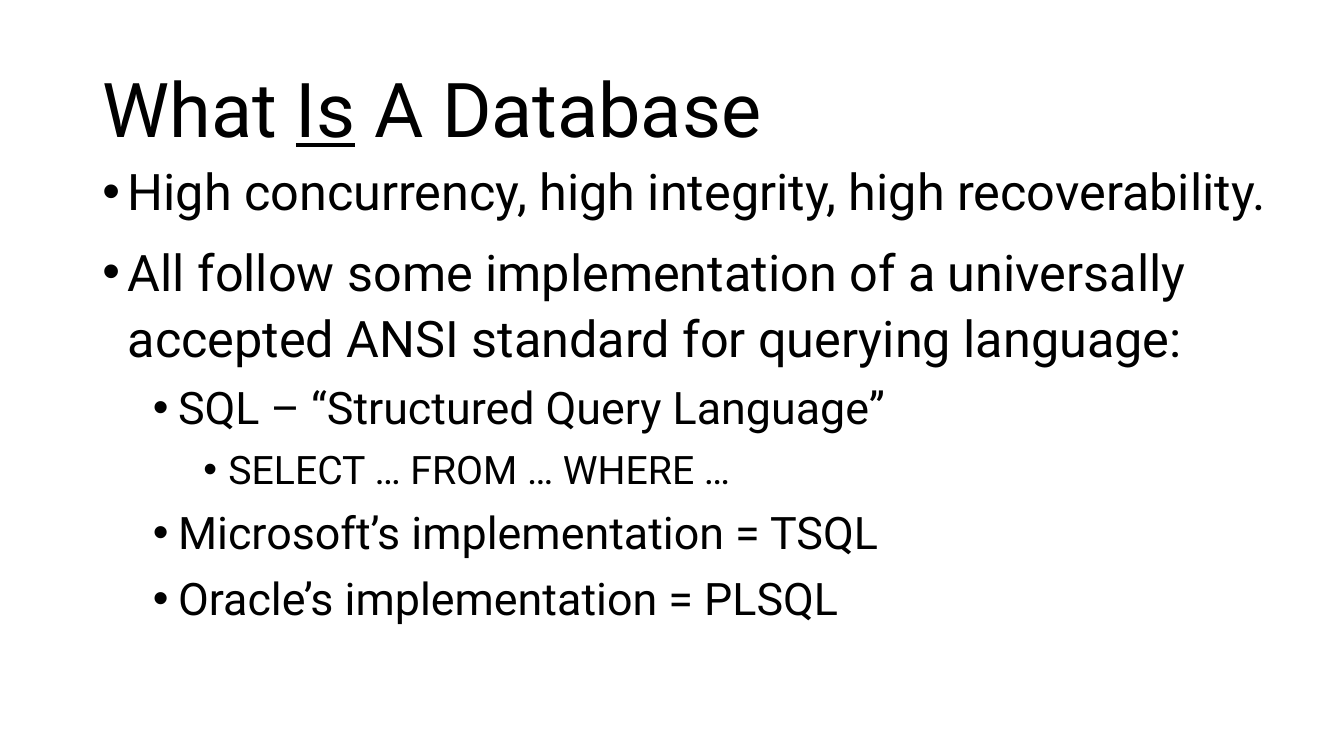
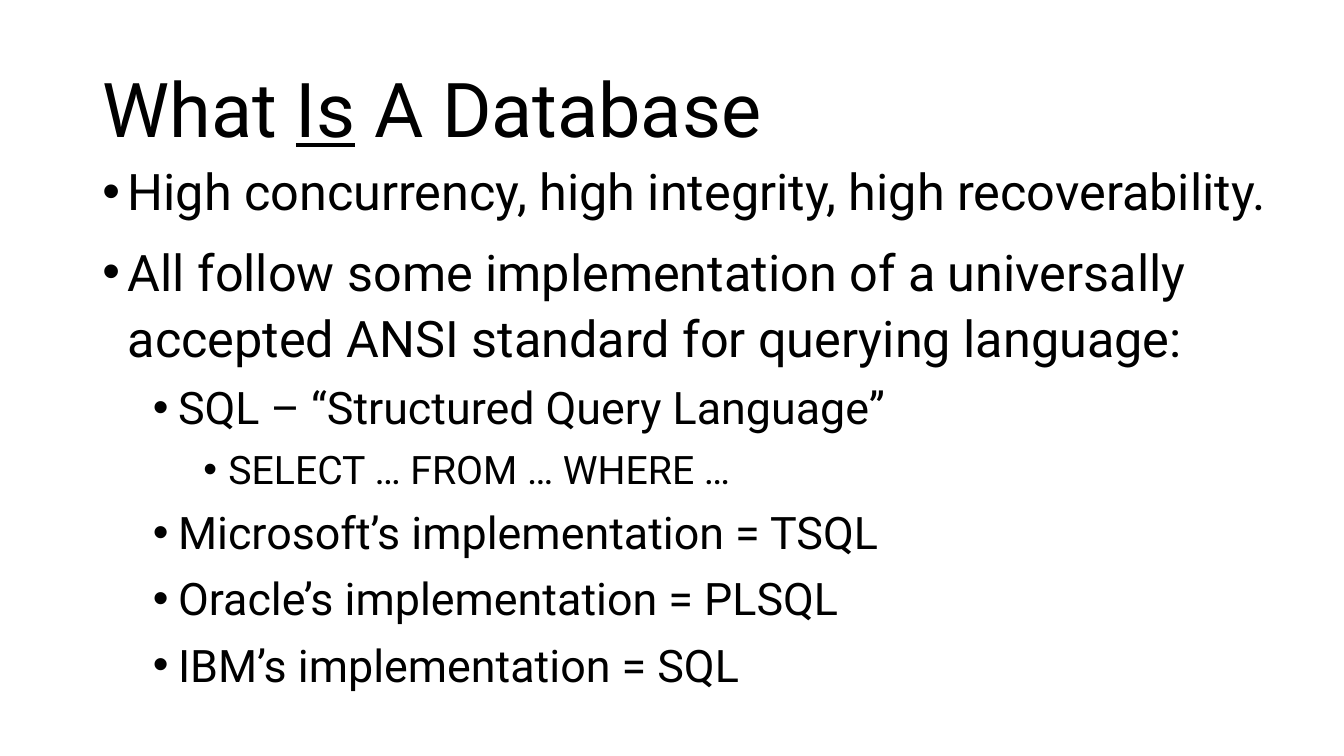
Before and after one commit to williamadba/Public-Presentations, a slide deck: slide 15 of SELU/Distinguished Speaker Series - Sept 2020 - Databases for the Aspiring App Dev.pptx. Drawn at 1344x756 pixels with LibreOffice and Linux fonts; fonts in the diff are those of the drawing. Boxes give left, top, right and bottom in pixels: in the first picture for what was removed or moved away, otherwise in the second. Text is boxed around its words. In the diff, an @@ line names an element or a change of style, - is before the commit and + after.

```diff
--- a/SELU/Distinguished Speaker Series - Sept 2020 - Databases for the Aspiring App Dev.pptx
+++ b/SELU/Distinguished Speaker Series - Sept 2020 - Databases for the Aspiring App Dev.pptx
@@ text at (178, 648, 738, 691): paragraph added @@
+  • IBM’s implementation = SQL
```
Also in this commit, not shown: 3 other slides changed.
